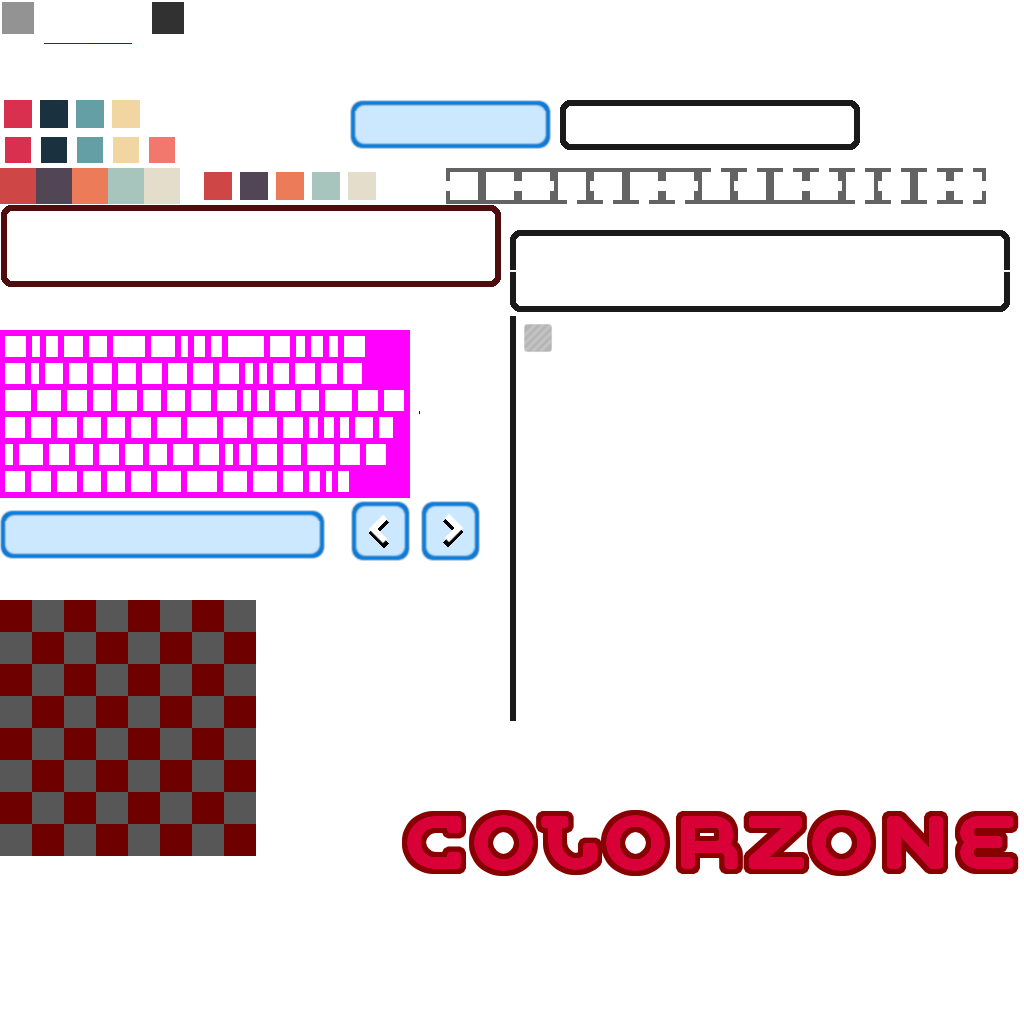
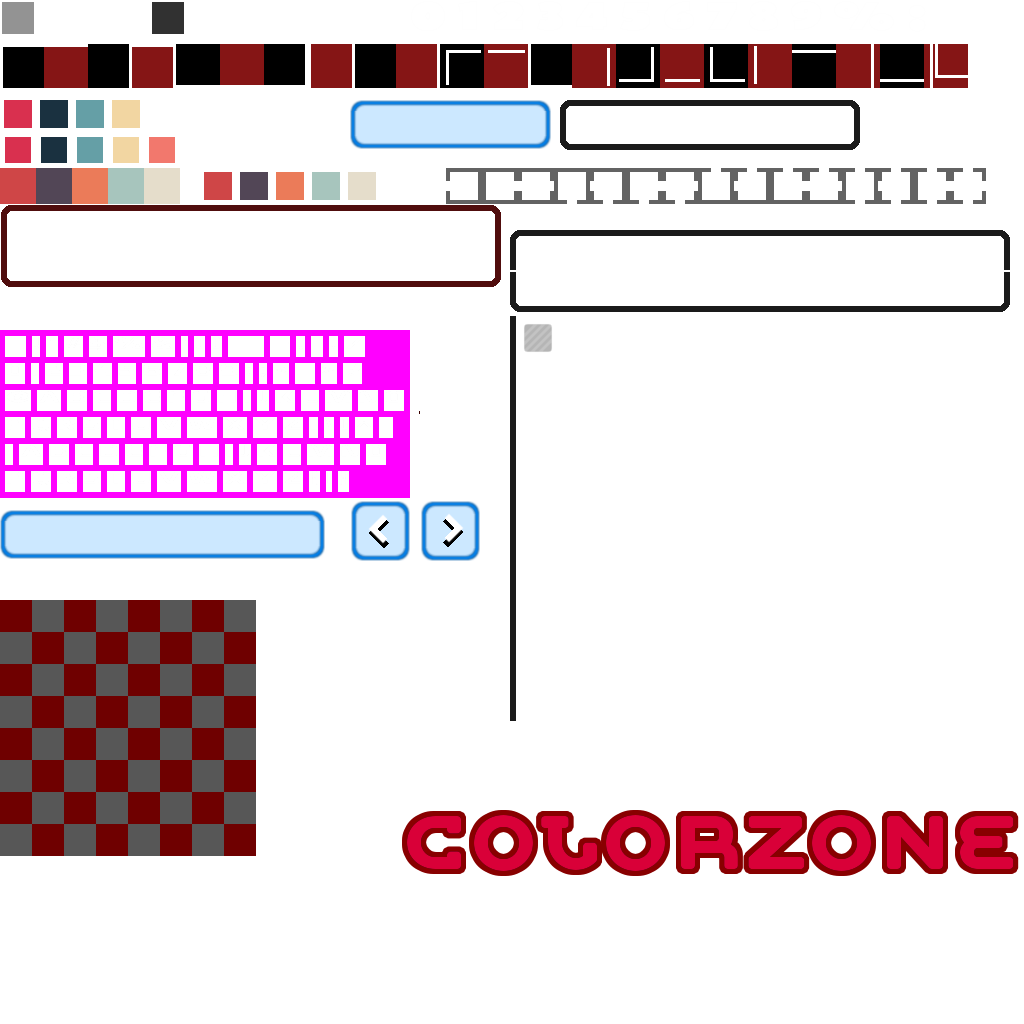
Comparing the layer stacks of the two 1024px x 1024px images. Changes:
painted on "Buttons" over [44, 43, 572, 88]
added layer "Ebene #25" above "color_zone" over [3, 44, 968, 88]
